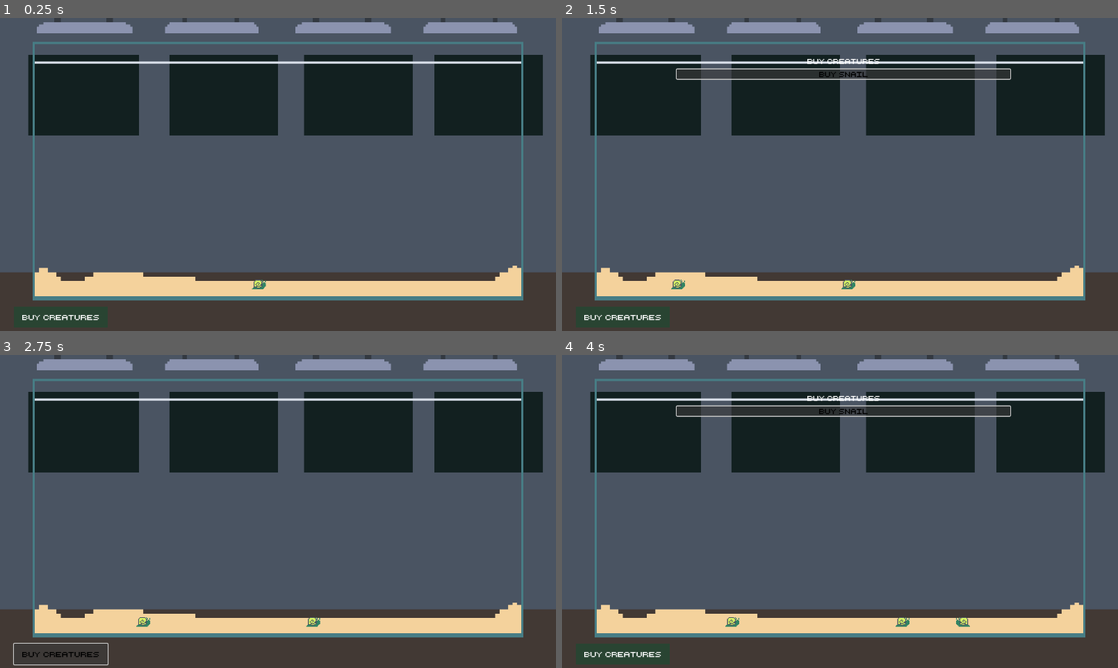
Above: before the commit, frames 1-4 (two rows, left to right).
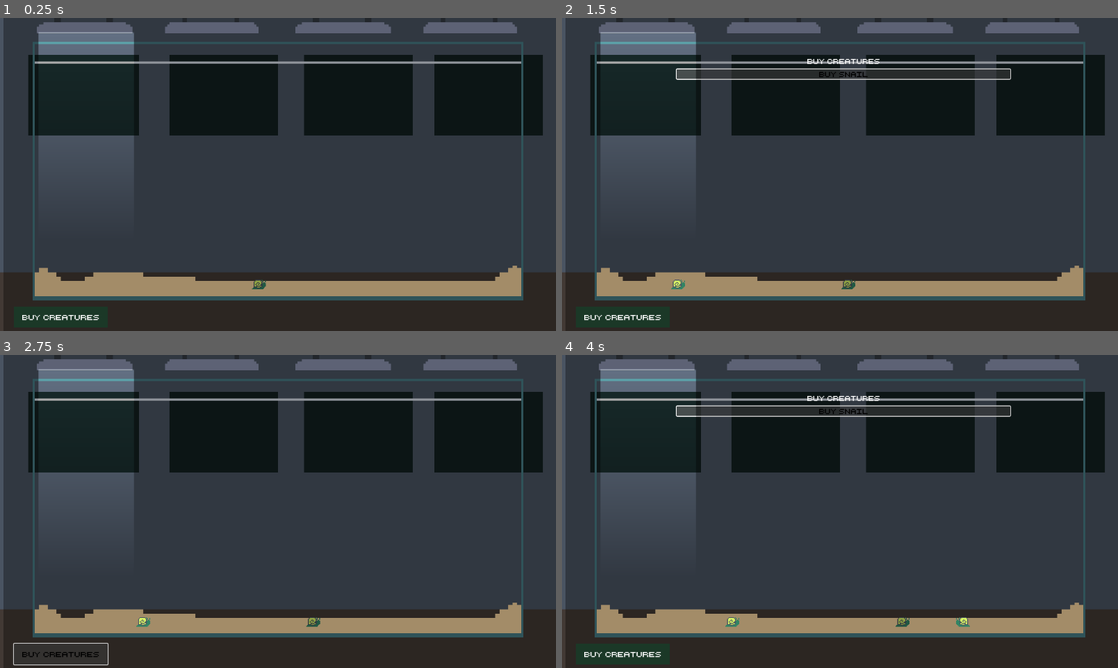
Above: after the commit, the same moments.

Repository: adrientremblay/ld56
Game: Godot game, scene res://scenes/game_screen.tscn
Two runs of this game, one before a commit and one after it. Both use one fixed random seed, a clock stepped at 60 frames per second and the inputs below.
Inputs:
- Up to frame 1 (0.25 s): no input
- Up to frame 2 (1.5 s): click "Buy Creatures" at 0.5 s; click "buy snail" at 1.25 s
- Up to frame 3 (2.75 s): click "Buy Creatures" at 2 s
- Up to frame 4 (4 s): click "Buy Creatures" at 2.75 s; click "buy snail" at 3.5 s

The runs differ from the first frame. In frame 1, 63% of the frame differs, in the area x 0-100%, y 0-91%; in frame 2, 63%; in frame 3, 63%; in frame 4, 63%.

Commit message:
Light occluders

Diff:
--- a/scenes/game_screen.tscn
+++ b/scenes/game_screen.tscn
@@ -14,6 +14,26 @@
 outlines = Array[PackedVector2Array]([PackedVector2Array(88, 568, 80, 632, 1192, 632, 1184, 568, 1128, 600, 456, 600, 280, 576, 176, 600, 144, 600)])
 source_geometry_group_name = &"navigation_polygon_source_group"
 
+[sub_resource type="OccluderPolygon2D" id="OccluderPolygon2D_cwq0e"]
+polygon = PackedVector2Array(82, -2, 86, 36, -4, 34, -8, -19)
+
+[sub_resource type="OccluderPolygon2D" id="OccluderPolygon2D_bvean"]
+polygon = PackedVector2Array(290, -1, 309, 33, 378, 33, 394, 0)
+
+[sub_resource type="OccluderPolygon2D" id="OccluderPolygon2D_1lwel"]
+polygon = PackedVector2Array(680, 34, 596, 35, 575, -2, 703, -2)
+
+[sub_resource type="OccluderPolygon2D" id="OccluderPolygon2D_monrw"]
+polygon = PackedVector2Array(880, 0, 901, 34, 973, 34, 991, -2)
+
+[sub_resource type="OccluderPolygon2D" id="OccluderPolygon2D_ldsrr"]
+polygon = PackedVector2Array(1178, -1, 1189, 33, 1282, 37, 1283, -5)
+
+[sub_resource type="Gradient" id="Gradient_poegr"]
+
+[sub_resource type="GradientTexture2D" id="GradientTexture2D_yk8w2"]
+gradient = SubResource("Gradient_poegr")
+
 [sub_resource type="CanvasItemMaterial" id="CanvasItemMaterial_r6l3h"]
 
 [node name="GameScreen" type="Node2D"]
@@ -30,6 +50,116 @@
 
 [node name="Snail" parent="NavigationRegion2D" instance=ExtResource("2_nfyws")]
 position = Vector2(1152, 608)
+
+[node name="Lighting" type="Node2D" parent="."]
+
+[node name="DarknessFilter" type="ColorRect" parent="Lighting"]
+offset_left = 8.0
+offset_right = 1280.0
+offset_bottom = 720.0
+color = Color(0, 0, 0, 0.333333)
+
+[node name="LightOccluder2D" type="LightOccluder2D" parent="Lighting"]
+occluder = SubResource("OccluderPolygon2D_cwq0e")
+
+[node name="LightOccluder2D2" type="LightOccluder2D" parent="Lighting"]
+occluder = SubResource("OccluderPolygon2D_bvean")
+
+[node name="LightOccluder2D3" type="LightOccluder2D" parent="Lighting"]
+occluder = SubResource("OccluderPolygon2D_1lwel")
+
+[node name="LightOccluder2D4" type="LightOccluder2D" parent="Lighting"]
+occluder = SubResource("OccluderPolygon2D_monrw")
+
+[node name="LightOccluder2D5" type="LightOccluder2D" parent="Lighting"]
+occluder = SubResource("OccluderPolygon2D_ldsrr")
+
+[node name="PointLight2D" type="PointLight2D" parent="Lighting"]
+position = Vector2(198.458, 273.54)
+rotation = -1.5708
+scale = Vector2(7.54813, 3.46292)
+texture = SubResource("GradientTexture2D_yk8w2")
+
+[node name="Panel" type="Panel" parent="."]
+visible = false
+offset_left = 96.0
+offset_top = 120.0
+offset_right = 1176.0
+offset_bottom = 624.0
+
+[node name="Title" type="Label" parent="Panel"]
+layout_mode = 0
+offset_left = 296.0
+offset_top = 24.0
+offset_right = 840.0
+offset_bottom = 64.0
+theme = ExtResource("4_gs2f0")
+theme_override_font_sizes/font_size = 25
+text = "Select a Contract"
+horizontal_alignment = 1
+
+[node name="TextureRect" type="TextureRect" parent="Panel"]
+layout_mode = 0
+offset_left = 648.0
+offset_top = 88.0
+offset_right = 944.0
+offset_bottom = 320.0
+texture = ExtResource("7_5muyo")
+
+[node name="Label" type="Label" parent="Panel"]
+layout_mode = 0
+offset_left = 584.0
+offset_top = 336.0
+offset_right = 1024.0
+offset_bottom = 448.0
+theme = ExtResource("4_gs2f0")
+theme_override_font_sizes/font_size = 12
+text = "Greetings. I am the spokesman for nautilus. Your abilities for disposing bodies are well known to us. Please select among the following contracts"
+autowrap_mode = 2
+
+[node name="VBoxContainer" type="VBoxContainer" parent="Panel"]
+layout_mode = 0
+offset_left = 32.0
+offset_top = 72.0
+offset_right = 552.0
+offset_bottom = 456.0
+
+[node name="PanelContainer" type="PanelContainer" parent="Panel/VBoxContainer"]
+layout_mode = 2
+
+[node name="MarginContainer" type="MarginContainer" parent="Panel/VBoxContainer/PanelContainer"]
+layout_mode = 2
+theme_override_constants/margin_left = 20
+theme_override_constants/margin_top = 20
+theme_override_constants/margin_right = 20
+theme_override_constants/margin_bottom = 20
+
+[node name="HBoxContainer" type="HBoxContainer" parent="Panel/VBoxContainer/PanelContainer/MarginContainer"]
+layout_mode = 2
+
+[node name="TextureRect" type="TextureRect" parent="Panel/VBoxContainer/PanelContainer/MarginContainer/HBoxContainer"]
+custom_minimum_size = Vector2(100, 100)
+layout_mode = 2
+texture = ExtResource("7_w30cl")
+
+[node name="VBoxContainer" type="VBoxContainer" parent="Panel/VBoxContainer/PanelContainer/MarginContainer/HBoxContainer"]
+layout_mode = 2
+
+[node name="Label" type="Label" parent="Panel/VBoxContainer/PanelContainer/MarginContainer/HBoxContainer/VBoxContainer"]
+layout_mode = 2
+text = "Name: Steve Martin"
+
+[node name="Label2" type="Label" parent="Panel/VBoxContainer/PanelContainer/MarginContainer/HBoxContainer/VBoxContainer"]
+layout_mode = 2
+text = "Weight: 156lbs"
+
+[node name="Label3" type="Label" parent="Panel/VBoxContainer/PanelContainer/MarginContainer/HBoxContainer/VBoxContainer"]
+layout_mode = 2
+text = "Reward: 50$"
+
+[node name="Button" type="Button" parent="Panel/VBoxContainer/PanelContainer/MarginContainer/HBoxContainer/VBoxContainer"]
+layout_mode = 2
+text = "Accept"
 
 [node name="UI" type="Control" parent="."]
 layout_mode = 3
@@ -81,86 +211,5 @@
 theme = ExtResource("4_gs2f0")
 text = "buy snail"
 
-[node name="Panel" type="Panel" parent="."]
-visible = false
-offset_left = 96.0
-offset_top = 120.0
-offset_right = 1176.0
-offset_bottom = 624.0
-
-[node name="Title" type="Label" parent="Panel"]
-layout_mode = 0
-offset_left = 296.0
-offset_top = 24.0
-offset_right = 840.0
-offset_bottom = 64.0
-theme = ExtResource("4_gs2f0")
-theme_override_font_sizes/font_size = 25
-text = "Select a Contract"
-horizontal_alignment = 1
-
-[node name="TextureRect" type="TextureRect" parent="Panel"]
-layout_mode = 0
-offset_left = 648.0
-offset_top = 88.0
-offset_right = 944.0
-offset_bottom = 320.0
-texture = ExtResource("7_5muyo")
-
-[node name="Label" type="Label" parent="Panel"]
-layout_mode = 0
-offset_left = 584.0
-offset_top = 336.0
-offset_right = 1024.0
-offset_bottom = 448.0
-theme = ExtResource("4_gs2f0")
-theme_override_font_sizes/font_size = 12
-text = "Greetings. I am the spokesman for nautilus. Your abilities for disposing bodies are well known to us. Please select among the following contracts"
-autowrap_mode = 2
-
-[node name="VBoxContainer" type="VBoxContainer" parent="Panel"]
-layout_mode = 0
-offset_left = 32.0
-offset_top = 72.0
-offset_right = 552.0
-offset_bottom = 456.0
-
-[node name="PanelContainer" type="PanelContainer" parent="Panel/VBoxContainer"]
-layout_mode = 2
-
-[node name="MarginContainer" type="MarginContainer" parent="Panel/VBoxContainer/PanelContainer"]
-layout_mode = 2
-theme_override_constants/margin_left = 20
-theme_override_constants/margin_top = 20
-theme_override_constants/margin_right = 20
-theme_override_constants/margin_bottom = 20
-
-[node name="HBoxContainer" type="HBoxContainer" parent="Panel/VBoxContainer/PanelContainer/MarginContainer"]
-layout_mode = 2
-
-[node name="TextureRect" type="TextureRect" parent="Panel/VBoxContainer/PanelContainer/MarginContainer/HBoxContainer"]
-custom_minimum_size = Vector2(100, 100)
-layout_mode = 2
-texture = ExtResource("7_w30cl")
-
-[node name="VBoxContainer" type="VBoxContainer" parent="Panel/VBoxContainer/PanelContainer/MarginContainer/HBoxContainer"]
-layout_mode = 2
-
-[node name="Label" type="Label" parent="Panel/VBoxContainer/PanelContainer/MarginContainer/HBoxContainer/VBoxContainer"]
-layout_mode = 2
-text = "Name: Steve Martin"
-
-[node name="Label2" type="Label" parent="Panel/VBoxContainer/PanelContainer/MarginContainer/HBoxContainer/VBoxContainer"]
-layout_mode = 2
-text = "Weight: 156lbs"
-
-[node name="Label3" type="Label" parent="Panel/VBoxContainer/PanelContainer/MarginContainer/HBoxContainer/VBoxContainer"]
-layout_mode = 2
-text = "Reward: 50$"
-
-[node name="Button" type="Button" parent="Panel/VBoxContainer/PanelContainer/MarginContainer/HBoxContainer/VBoxContainer"]
-layout_mode = 2
-text = "Accept"
-
 [connection signal="pressed" from="UI/CreatureButton" to="UI" method="_on_creature_button_pressed"]
 [connection signal="pressed" from="UI/CreatureMenu/BoxContainer/BuySnail" to="." method="_on_buy_snail_pressed"]
Not shown: 1 places in scenes/game_screen.tscn that only renumber resources
